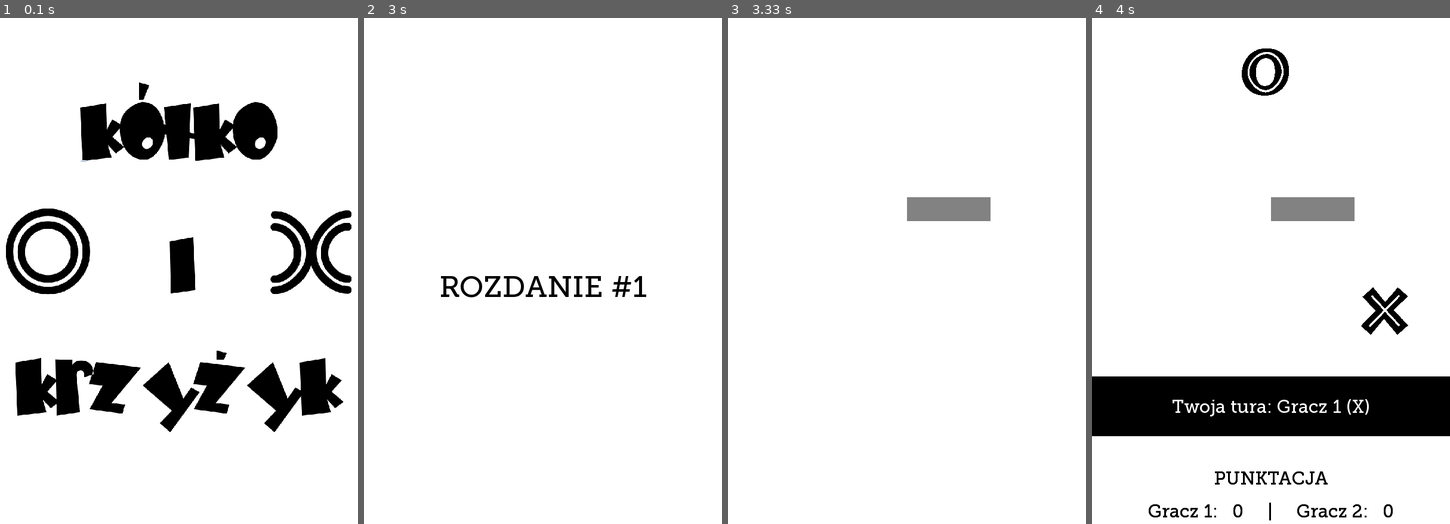
Above: before the commit, frames 1-4 (left to right).
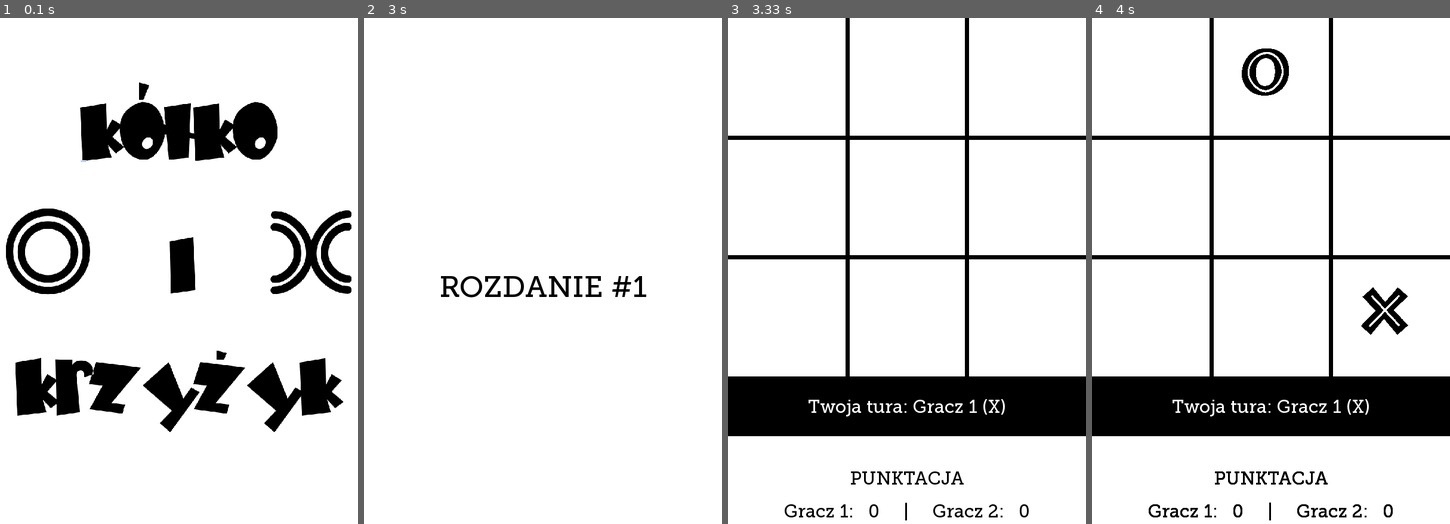
Above: after the commit, the same moments.

Repository: CaptainRavel/TicTacToe-Pygame-PvP-PvC
Game: pygame game, started from simpleversion/main.py
Same seed, same stepped clock (60 frames per second), same inputs: the game is played once before the commit and once after it.
Inputs (mouse positions are in pixels of both pictures, inside the frame that each line leads up to):
- Up to frame 1 (0.1 s): no input
- Up to frame 2 (3 s): no input
- Up to frame 3 (3.33 s): no input
- Up to frame 4 (4 s): click (1364, 372) at 3.4 s; click (1213, 109) at 3.72 s

Frames 1-2 are identical in both runs. In frame 3, 17% of the frame differs, in the area x 0-100%, y 0-100%; in frame 4, 4.4%.

Commit message:
Fixed bug with dtawing lines

Diff:
--- a/simpleversion/main.py
+++ b/simpleversion/main.py
@@ -55,13 +55,9 @@
     time.sleep(2)
     draw_deal()
     gameScreen.fill(colorWhite)
-    draw_menu()
-
-
-#Rysowanie menu
-def draw_menu():
-    gameScreen.fill(colorWhite)
-    pg.draw.rect(gameScreen,colorGrey,[gameWidth/2,gameHeight/2,140,40])
+    draw_lines()
+    draw_info()
+
 
 # Rysowanie lini do podziału pola gry
 def draw_lines():
